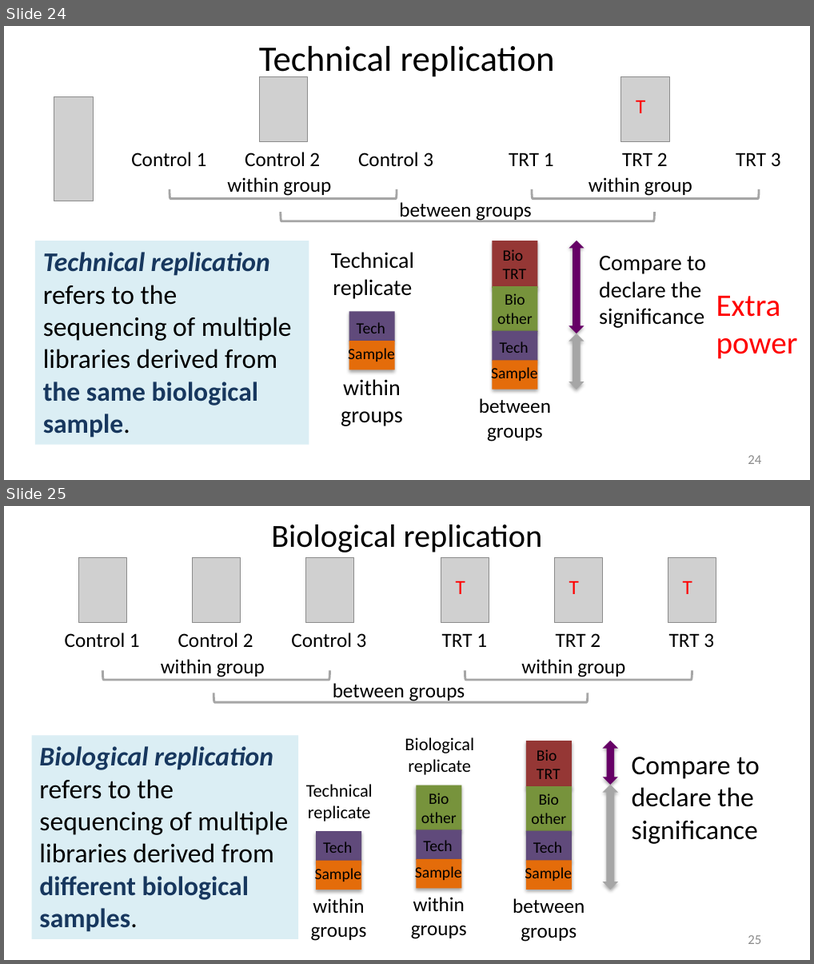
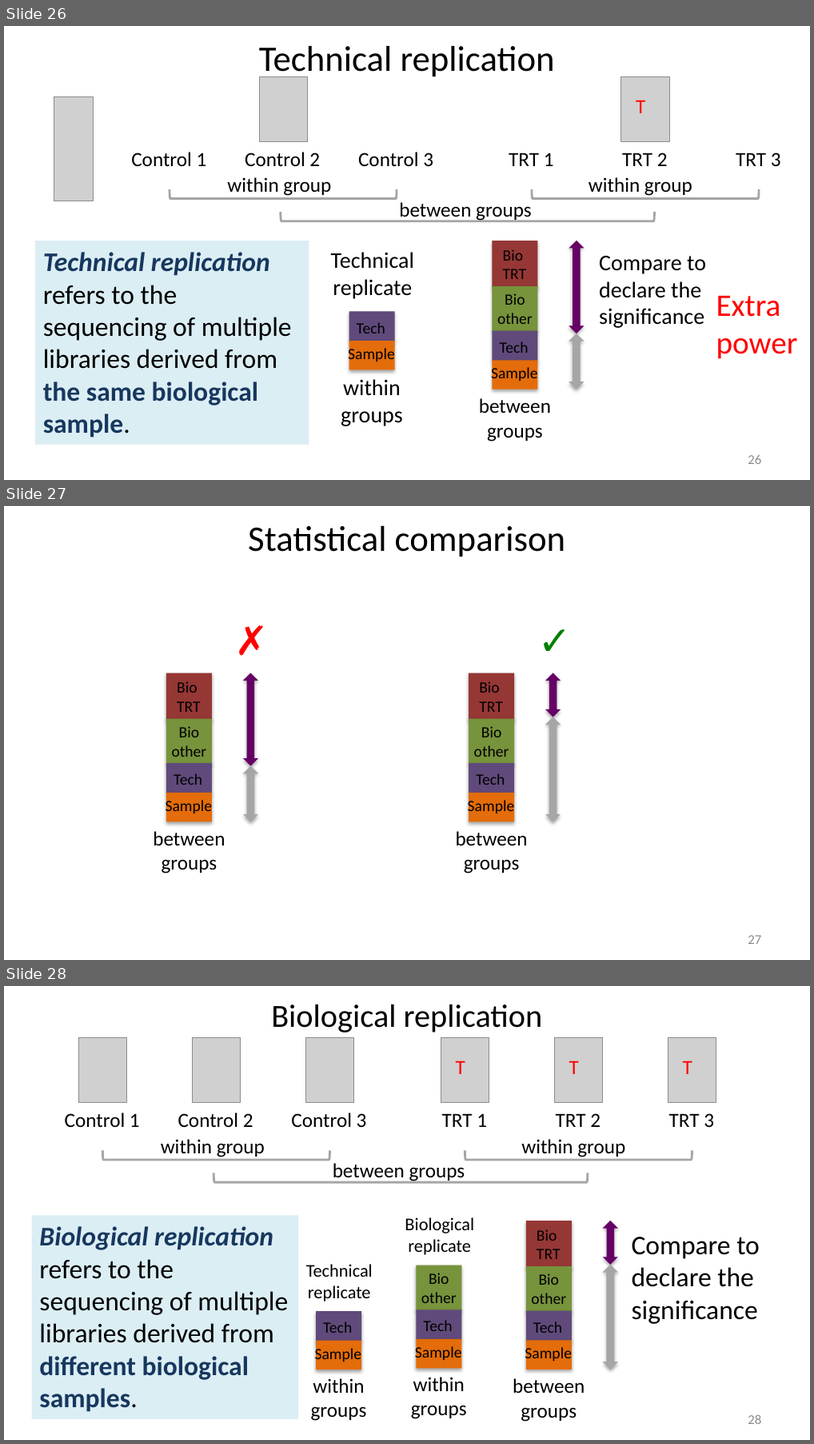
Before and after one commit to liu3zhenlab/teaching, a slide deck: RNA-Seq-Workshop/2026/lectures/IGF26_RNA-seq.pptx. Shown one above the other, each under a label of ours: slides 24 and 25 before the commit, slides 26, 27 and 28 after it. The pictures are 814x964 and 814x1444 pixels, drawn with LibreOffice and Linux fonts; fonts in the diff are those of the drawing; grey boxes stand for pictures. Boxes give left, top, right and bottom in pixels: in the first picture for what was removed or moved away, otherwise in the second. Text is boxed around its words. In the diff, an @@ line names an element or a change of style, - is before the commit and + after.

```diff
--- a/RNA-Seq-Workshop/2026/lectures/IGF26_RNA-seq.pptx
+++ b/RNA-Seq-Workshop/2026/lectures/IGF26_RNA-seq.pptx
@@ slide 27 added at bbox=[4, 506, 810, 960], background #FFFFFF @@
@@ title added at bbox=[248, 526, 566, 557], 32 pt, text #000000 @@
+Statistical comparison
@@ text added at bbox=[226, 611, 276, 668], 36 pt, text #FF0000, bold @@
+✗
@@ text added at bbox=[530, 611, 578, 668], 36 pt, text #008000, bold @@
+✓
@@ up down arrow added at bbox=[243, 673, 259, 766], fill #660066 @@
@@ up down arrow added at bbox=[546, 673, 562, 717], fill #660066 @@
@@ up down arrow added at bbox=[546, 716, 562, 821], fill #A6A6A6 @@
@@ up down arrow added at bbox=[242, 766, 258, 821], fill #A6A6A6 @@
@@ group added at bbox=[153, 673, 225, 873]: 5 texts, 4 rectangles @@
+Bio
+TRT
+Bio
+other
+Tech
+Sample
+between groups
@@ group added at bbox=[456, 673, 528, 873]: 5 texts, 4 rectangles @@
+Bio
+TRT
+Bio
+other
+Tech
+Sample
+between groups
@@ page number added at bbox=[748, 935, 762, 944], 12 pt, text #8C8C8C @@
+27
@@ what was slide 24 is now slide 26 @@
@@ page number at bbox=[748, 455, 762, 464]: text changed @@
-24
+26
@@ what was slide 25 is now slide 28 @@
@@ page number at bbox=[748, 1414, 762, 1424]: text changed @@
-25
+28
```
Also in this commit, not shown: 9 slides changed, 3 other slides added.
